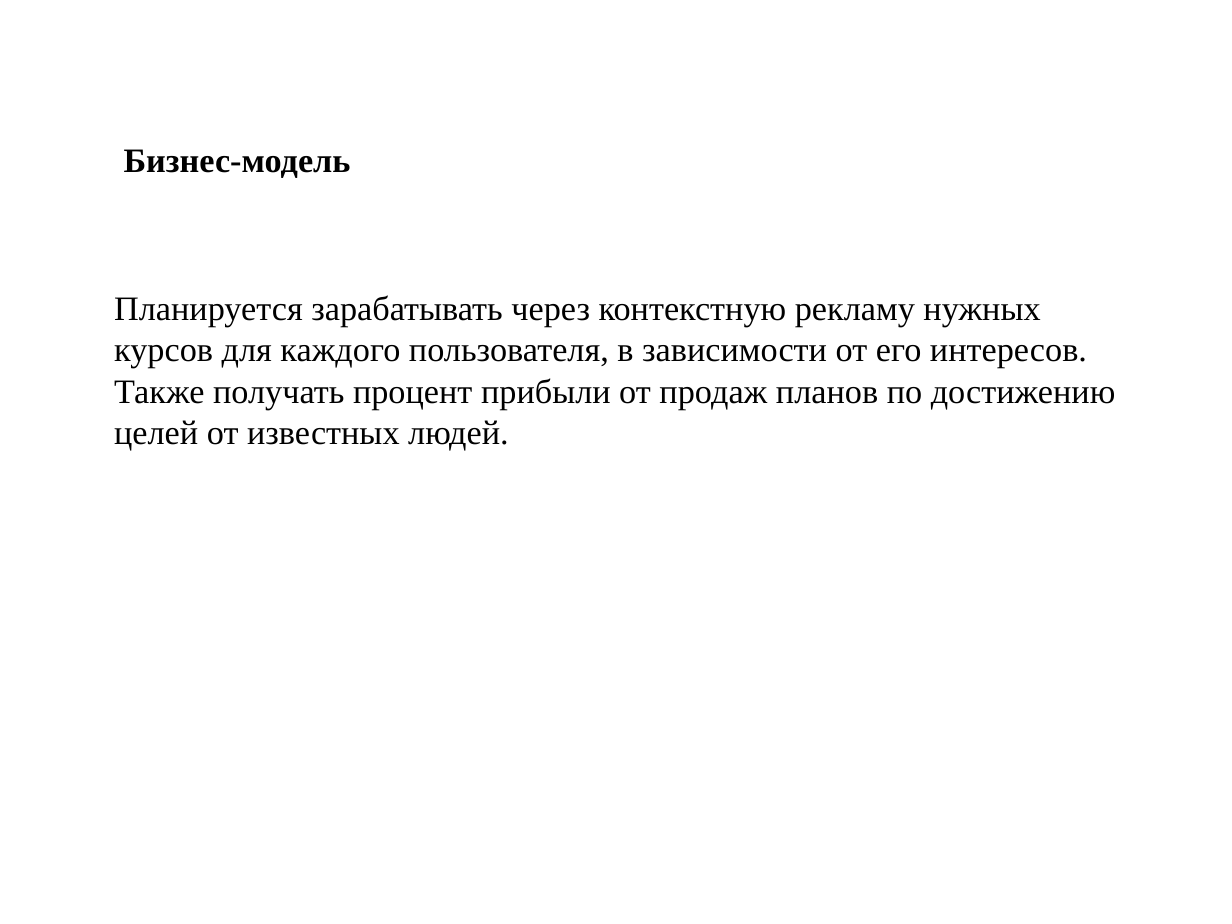
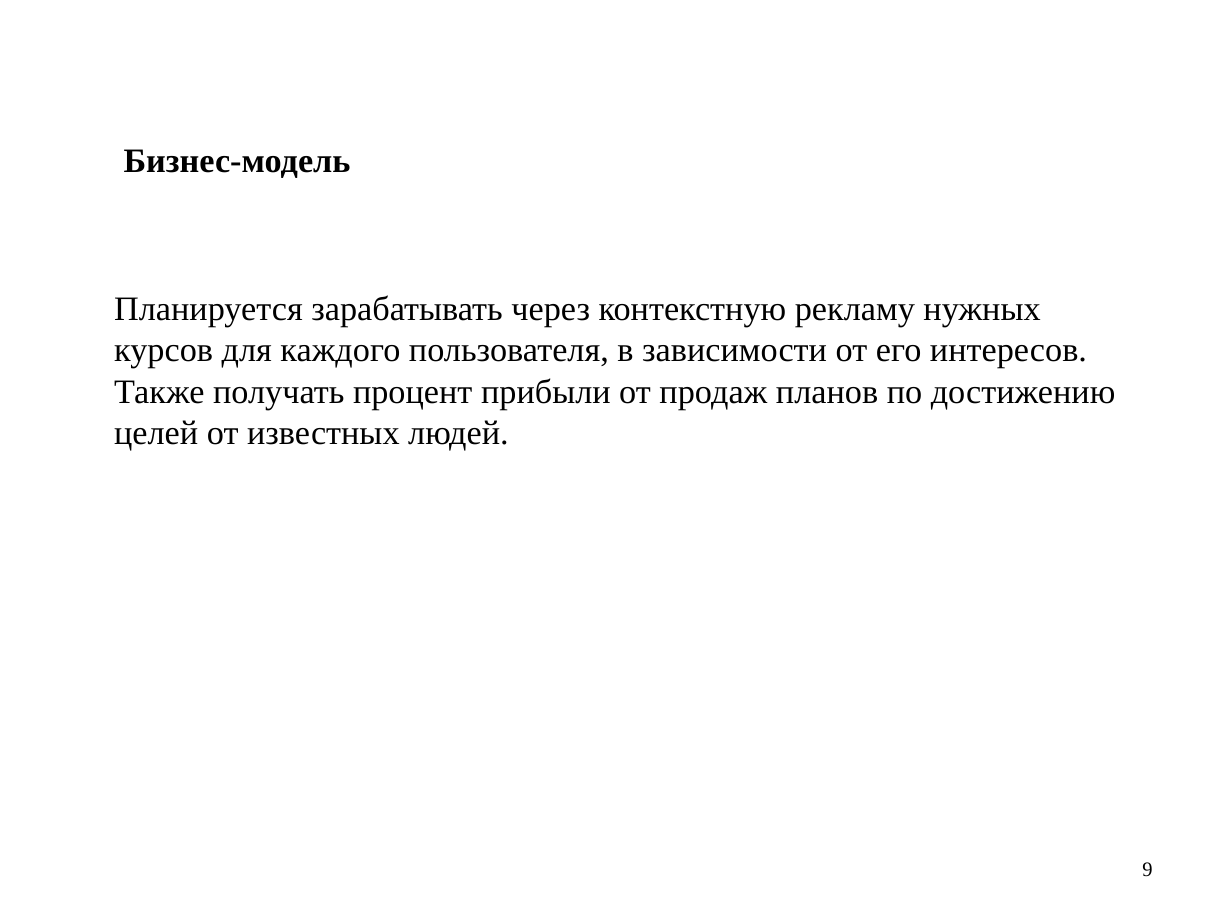
Before and after one commit to DureevaElena/ProgressTracker, a slide deck: slide 9 of Documentation/Презентация ТЗ.pptx. Drawn at 1232x924 pixels with LibreOffice and Linux fonts; fonts in the diff are those of the drawing. Boxes give left, top, right and bottom in pixels: in the first picture for what was removed or moved away, otherwise in the second. Text is boxed around its words. In the diff, an @@ line names an element or a change of style, - is before the commit and + after.

```diff
--- a/Documentation/Презентация ТЗ.pptx
+++ b/Documentation/Презентация ТЗ.pptx
@@ text added at <box>1142,862,1152,877</box>, 12 pt, text #000000 @@
+9
```
Also in this commit, not shown: 8 other slides changed, 2 slides added, 1 slide removed, 1 other file.
